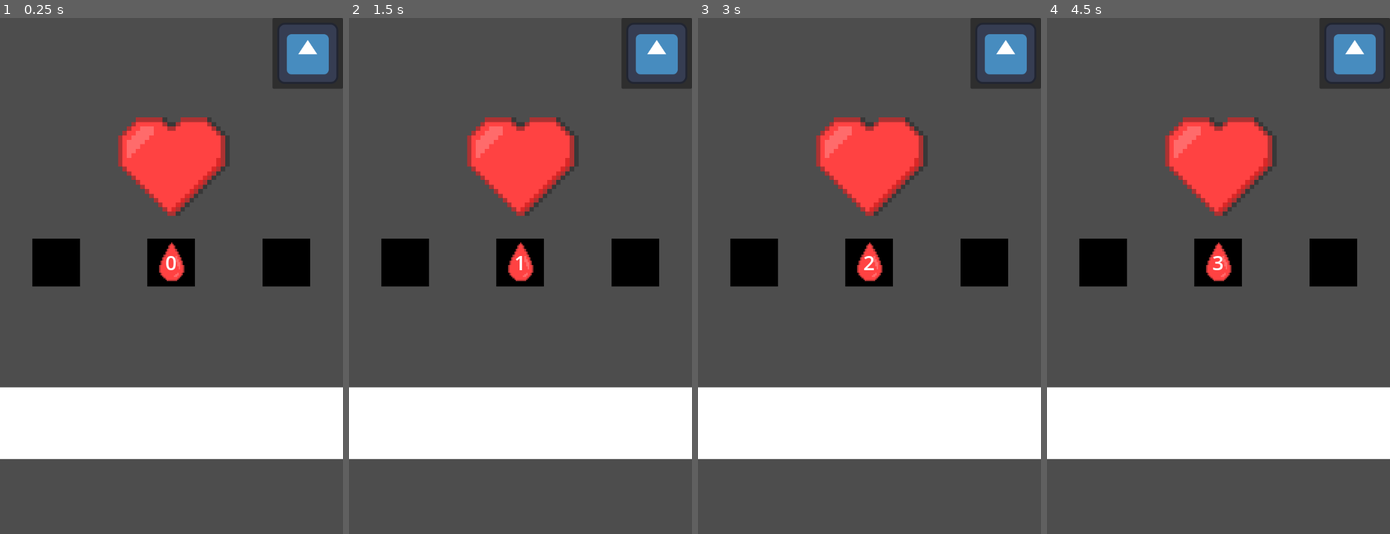
Above: before the commit, frames 1-4 (left to right).
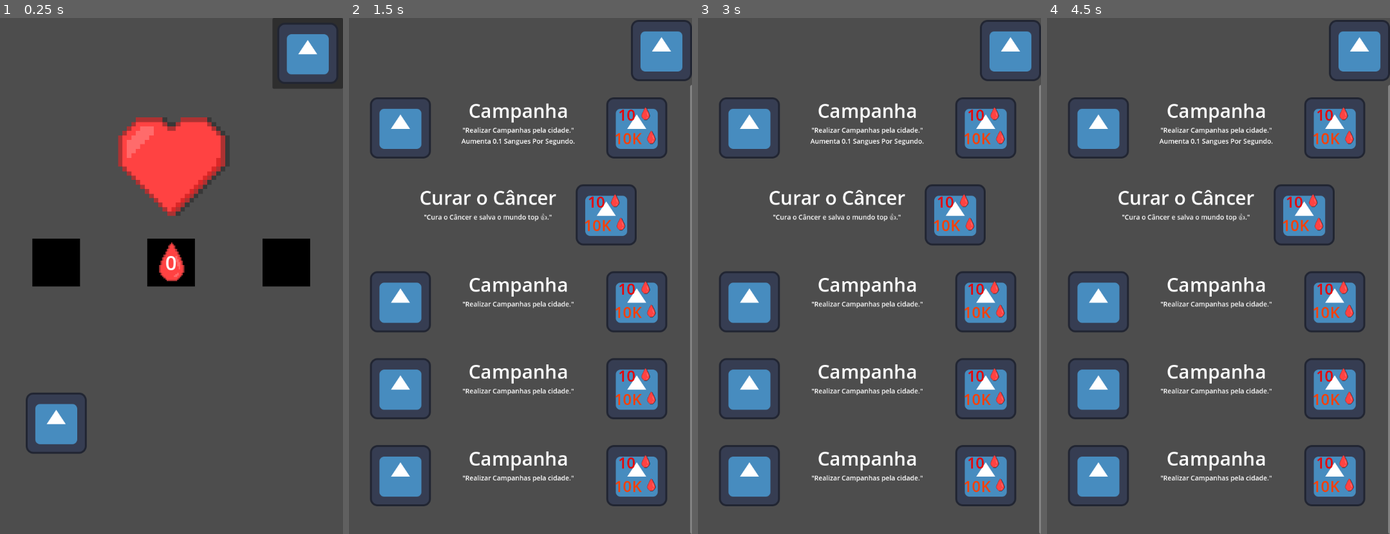
Above: after the commit, the same moments.

Repository: Hollow-Head/Hemo-Plus
Game: Godot game, scene res://scenes/main.tscn
The game is run twice, just before and just after one commit, with the same random seed, the same clock (stepped at 60 frames per second) and the same inputs. The engine's default icon, where the game draws it, is replaced by a stand-in: a white triangle on a blue panel in a dark square.
Inputs (mouse positions are in pixels of both pictures, inside the frame that each line leads up to):
- Up to frame 1 (0.25 s): no input
- Up to frame 2 (1.5 s): click (520, 162) at 0.5 s; click (403, 425) at 1.27 s
- Up to frame 3 (3 s): click (986, 126) at 2.02 s; click (869, 162) at 2.77 s
- Up to frame 4 (4.5 s): click (1335, 126) at 3.52 s; click (1218, 162) at 4.27 s

The runs differ from the first frame. In frame 1, 14% of the frame differs, in the area x 0-100%, y 71-86%; in frame 2, 35%, in the area x 0-100%, y 0-100%; in frame 3, 35%; in frame 4, 35%.

Commit message:
fixing things

Diff:
--- a/scenes/main.gd
+++ b/scenes/main.gd
@@ -4,5 +4,15 @@
 @onready var bloodText = $Stats/CenterContainer2/BloodText
 
 func _on_heart_button_pressed():
-	Variables.blood += 1
+	Variables.blood += 1 * Variables.multiplier
 	bloodText.text = str(Variables.blood)
+
+func _on_menu_button_toggled(button_pressed):
+		get_tree().change_scene_to_file("res://scenes/upgrades_panel.tscn")
+
+func _process(delta):
+	bloodText.text = str(Variables.blood)
+
+
+func _on_timer_timeout():
+	Variables.blood += Upgrades.BPS
--- a/scenes/main.tscn
+++ b/scenes/main.tscn
@@ -34,7 +34,7 @@
 size_flags_horizontal = 4
 size_flags_vertical = 4
 texture_normal = ExtResource("2_gendj")
-stretch_mode = 5
+stretch_mode = 0
 
 [node name="Heart" type="CenterContainer" parent="."]
 layout_mode = 2
@@ -103,12 +103,42 @@
 color = Color(0, 0, 0, 1)
 
 [node name="Store" type="HBoxContainer" parent="."]
-custom_minimum_size = Vector2(0, 150)
+custom_minimum_size = Vector2(720, 150)
 layout_mode = 2
 size_flags_vertical = 2
 
-[node name="ColorRect" type="ColorRect" parent="Store"]
+[node name="CenterContainer" type="CenterContainer" parent="Store"]
+custom_minimum_size = Vector2(150, 150)
 layout_mode = 2
 size_flags_horizontal = 3
 
+[node name="MenuButton" type="MenuButton" parent="Store/CenterContainer"]
+layout_mode = 2
+icon = ExtResource("2_gendj")
+icon_alignment = 1
+item_count = 1
+popup/item_0/text = ""
+popup/item_0/id = 0
+
+[node name="CenterContainer2" type="CenterContainer" parent="Store"]
+custom_minimum_size = Vector2(150, 150)
+layout_mode = 2
+size_flags_horizontal = 3
+
+[node name="MenuButton" type="MenuButton" parent="Store/CenterContainer2"]
+layout_mode = 2
+
+[node name="CenterContainer3" type="CenterContainer" parent="Store"]
+custom_minimum_size = Vector2(150, 150)
+layout_mode = 2
+size_flags_horizontal = 3
+
+[node name="MenuButton" type="MenuButton" parent="Store/CenterContainer3"]
+layout_mode = 2
+
+[node name="Timer" type="Timer" parent="."]
+autostart = true
+
 [connection signal="pressed" from="Heart/HeartButton" to="." method="_on_heart_button_pressed"]
+[connection signal="toggled" from="Store/CenterContainer/MenuButton" to="." method="_on_menu_button_toggled"]
+[connection signal="timeout" from="Timer" to="." method="_on_timer_timeout"]
--- a/scenes/upgrade_item.gd
+++ b/scenes/upgrade_item.gd
@@ -1,14 +1,20 @@
 extends VBoxContainer
 
 @onready var icon = $MarginContainer/HBoxContainer/Icon
-@onready var desc = $MarginContainer/HBoxContainer/CenterContainer/VBoxContainer/Description
-@onready var Uname = $MarginContainer/HBoxContainer/CenterContainer/VBoxContainer/Name
+@onready var desc = $MarginContainer/HBoxContainer/VBoxContainer/Description
+@onready var Uname = $MarginContainer/HBoxContainer/VBoxContainer/Name
 @onready var price = $MarginContainer/HBoxContainer/BuyButton/VBoxContainer/HBoxContainer/BloodPrice
+@onready var peoplePrice = $MarginContainer/HBoxContainer/BuyButton/VBoxContainer/HBoxContainer2/PeoplePrice
+@onready var peopleIcon = $MarginContainer/HBoxContainer/BuyButton/VBoxContainer/HBoxContainer2/PeopleIcon
 
 var things = {}
 
 func atualizar():
 	icon.texture = load(things.img)
+	icon.size = Vector2(168,168)
 	Uname.text = things.name
 	desc.text = things.description
 	price.text = things.blood_price
+
+	if (things.has("peoplePrice")):
+		print(things.peoplePrice)
--- a/scenes/upgrades.gd
+++ b/scenes/upgrades.gd
@@ -3,13 +3,14 @@
 var list = [{
 	"name": "Campanha",
 	"blood_price": "10",
+	"people_price": "10",
 	"description": "\"Realizar Campanhas pela cidade.\"\nAumenta 0.1 Sangues Por Segundo.",
 	"img": "res://icon.svg",
 	}, {
-	"name": "Campanha",
+	"name": "Curar o Câncer",
 	"blood_price": "10",
-	"description": "\"Realizar Campanhas pela cidade.\"",
-	"img": "res://icon.svg",
+	"description": "\"Cura o Câncer e salva o mundo top 👍.\"",
+	"img": "res://assets/sprites/pato.jpg",
 	},
 	{
 	"name": "Campanha",
@@ -29,3 +30,5 @@
 	"description": "\"Realizar Campanhas pela cidade.\"",
 	"img": "res://icon.svg",
 	}]
+
+var BPS = 1.0
--- a/scenes/upgrades_panel.gd
+++ b/scenes/upgrades_panel.gd
@@ -8,3 +8,6 @@
 		add_child(upI)
 		upI.things = upgrades
 		upI.atualizar()
+
+func _on_exit_button_toggled(button_pressed):
+	get_tree().change_scene_to_file("res://scenes/main.tscn")
--- a/scenes/upgrades_panel.tscn
+++ b/scenes/upgrades_panel.tscn
@@ -1,21 +1,37 @@
-[gd_scene load_steps=2 format=3 uid="uid://dfpv6xnnelgox"]
+[gd_scene load_steps=3 format=3 uid="uid://dfpv6xnnelgox"]
 
 [ext_resource type="Script" path="res://scenes/upgrades_panel.gd" id="1_3xmnr"]
+[ext_resource type="Texture2D" uid="uid://cafovsisisged" path="res://icon.svg" id="1_mtb0t"]
 
-[node name="ScrollContainer" type="ScrollContainer"]
-clip_contents = false
+[node name="UpgradesPanel" type="VBoxContainer"]
 anchors_preset = 15
 anchor_right = 1.0
 anchor_bottom = 1.0
 grow_horizontal = 2
 grow_vertical = 2
+size_flags_horizontal = 3
+size_flags_vertical = 3
+
+[node name="ExitButton" type="MenuButton" parent="."]
+z_index = 1
+layout_mode = 2
+size_flags_horizontal = 8
+size_flags_vertical = 0
+icon = ExtResource("1_mtb0t")
+
+[node name="ScrollContainer" type="ScrollContainer" parent="."]
+z_index = -1
+clip_contents = false
+layout_mode = 2
 size_flags_vertical = 3
 horizontal_scroll_mode = 0
 vertical_scroll_mode = 2
 
-[node name="UpgradesPanel" type="VBoxContainer" parent="."]
+[node name="UpgradesPanel" type="VBoxContainer" parent="ScrollContainer"]
 layout_mode = 2
 size_flags_horizontal = 3
 size_flags_vertical = 3
 theme_override_constants/separation = 2
 script = ExtResource("1_3xmnr")
+
+[connection signal="toggled" from="ExitButton" to="ScrollContainer/UpgradesPanel" method="_on_exit_button_toggled"]
Not shown, removed: assets/sprites/button.png.import
Binary file removed: assets/sprites/campanha.jpg
Not shown, removed: assets/sprites/campanha.jpg.import
